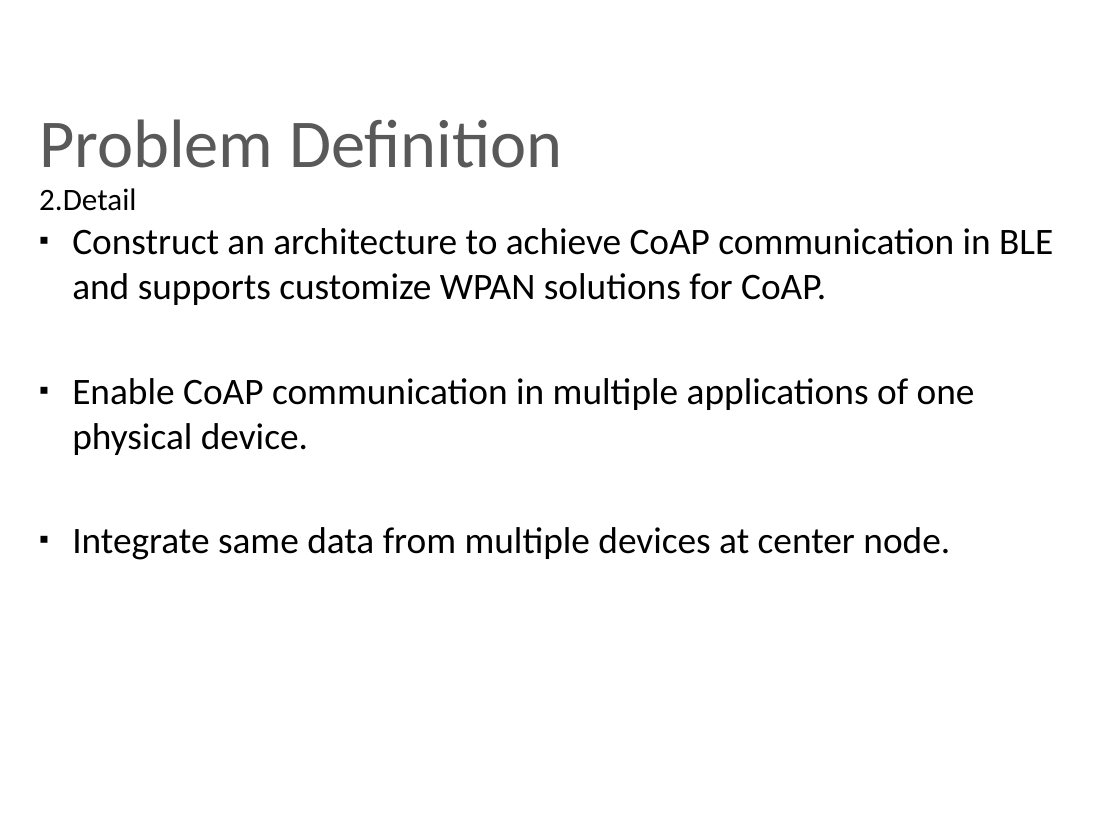
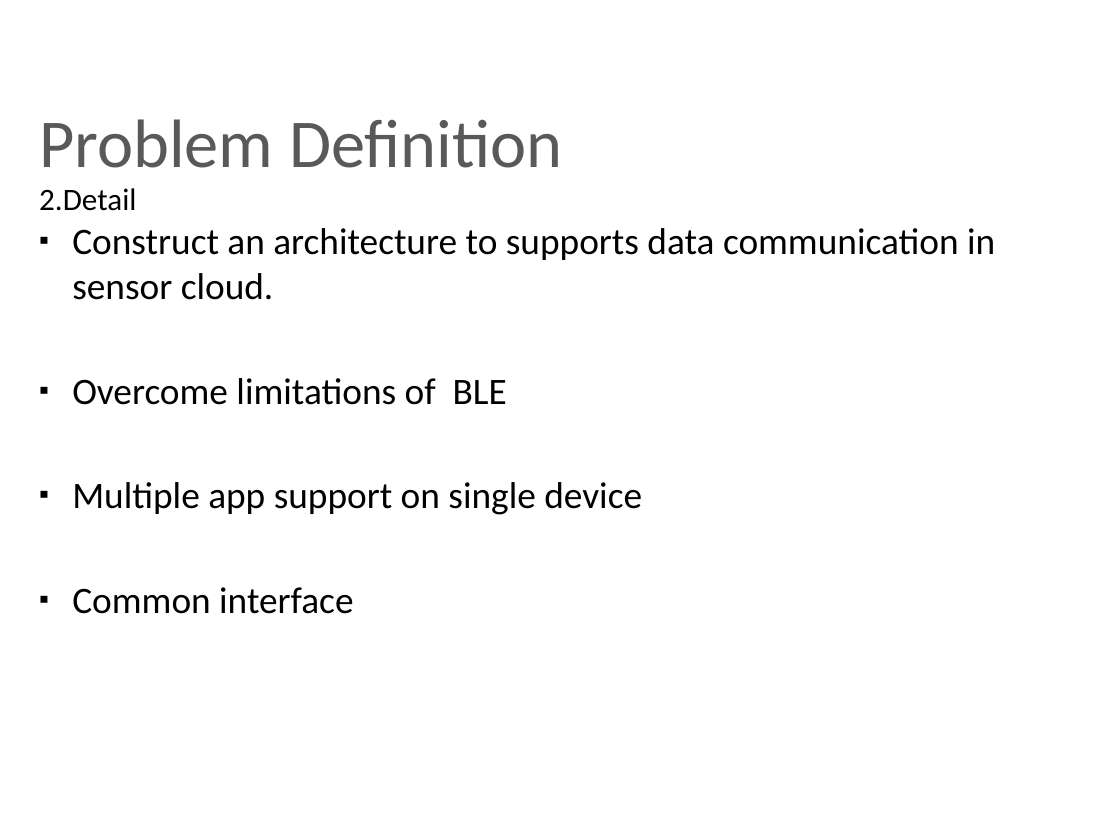
Before and after one commit to chennanoka/Thesis, a slide deck: slide 7 of ThesisPresentationV1.pptx. Drawn at 1120x840 pixels with LibreOffice and Linux fonts; fonts in the diff are those of the drawing; background and template pictures are left out. Boxes give left, top, right and bottom in pixels: in the first picture for what was removed or moved away, otherwise in the second. Text is boxed around its words. In the diff, an @@ line names an element or a change of style, - is before the commit and + after.

```diff
--- a/ThesisPresentationV1.pptx
+++ b/ThesisPresentationV1.pptx
@@ text at (72,228,995,614): text changed @@
-▪ Construct an architecture to achieve CoAP communication in BLE and supports customize WPAN solutions for CoAP.
-▪ Enable CoAP communication in multiple applications of one physical device.
-▪ Integrate same data from multiple devices at center node.
+▪ Construct an architecture to supports data communication in sensor cloud.
+▪ Overcome limitations of BLE
+▪ Multiple app support on single device
+▪ Common interface
```
Also in this commit, not shown: 5 other slides changed, 2 slides removed, 20 other files.
